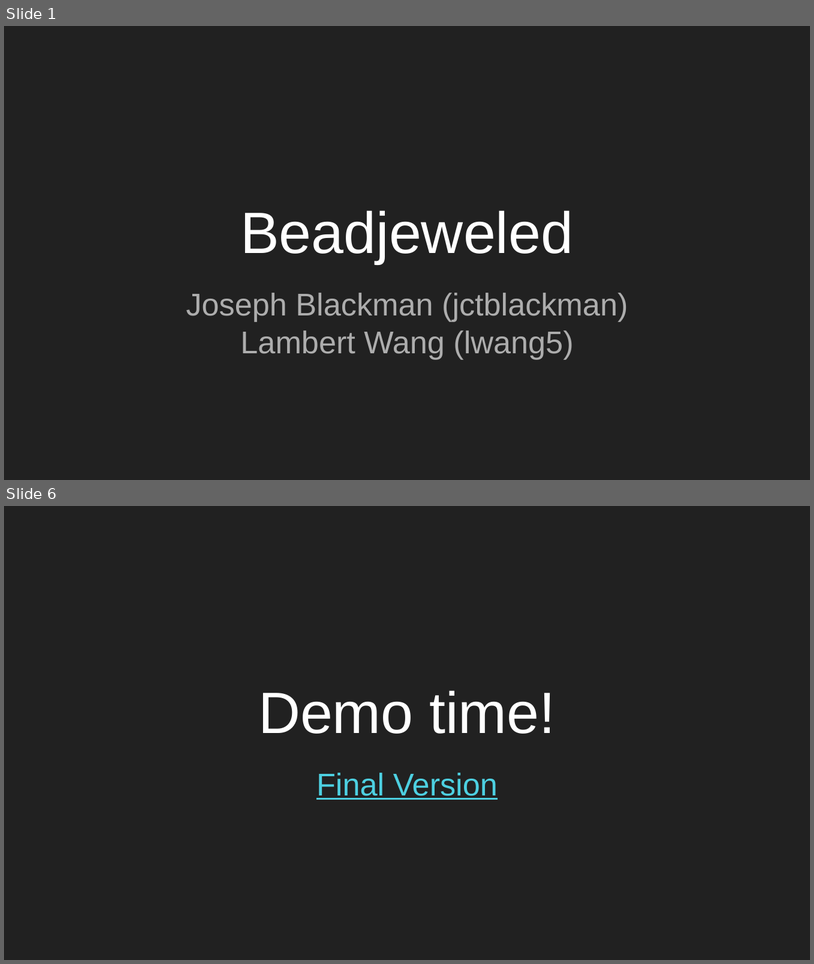
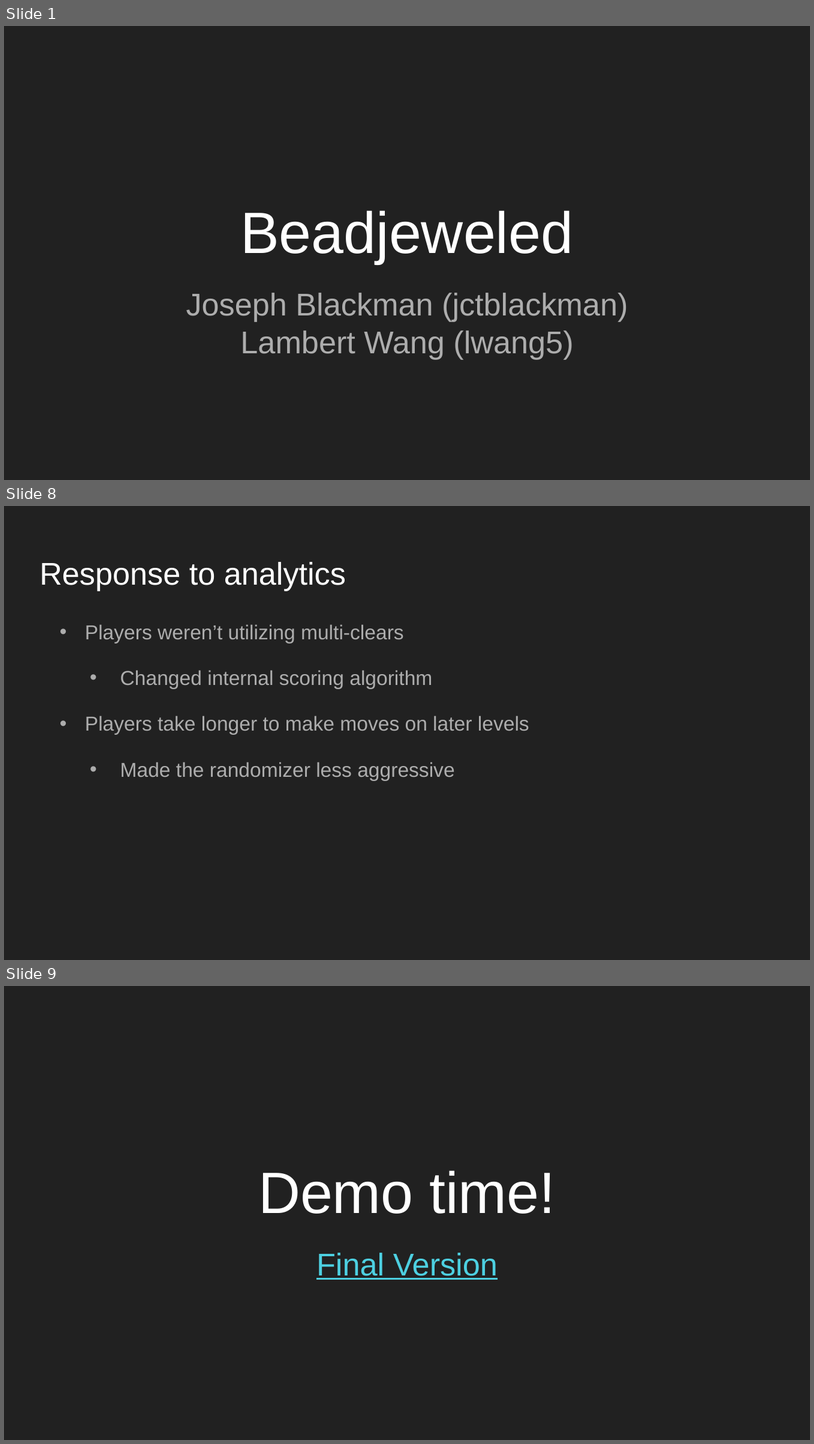
Before and after one commit to lambertwang-zz/imgd3900_site, a slide deck: assignment12/assignment12.pptx. Shown one above the other, each under a label of ours: slides 1 and 6 before the commit, slides 1, 8 and 9 after it; the slides between them are not shown. The pictures are 814x964 and 814x1444 pixels, drawn with LibreOffice and Linux fonts; fonts in the diff are those of the drawing. Boxes give left, top, right and bottom in pixels: in the first picture for what was removed or moved away, otherwise in the second. Text is boxed around its words. In the diff, an @@ line names an element or a change of style, - is before the commit and + after.

```diff
--- a/assignment12/assignment12.pptx
+++ b/assignment12/assignment12.pptx
@@ slide 8 added at [4,506,810,960], background #212121 @@
@@ title added at [39,562,346,591], 28 pt, text #FFFFFF @@
+Response to analytics
@@ text added at [85,624,530,780], 18 pt, text #ADADAD @@
+• Players weren’t utilizing multi-clears
+  • Changed internal scoring algorithm
+• Players take longer to make moves on later levels
+  • Made the randomizer less aggressive
@@ what was slide 6 is now slide 9 @@
```
Also in this commit, not shown: 5 slides changed, 3 other slides added, 3 slides removed.
